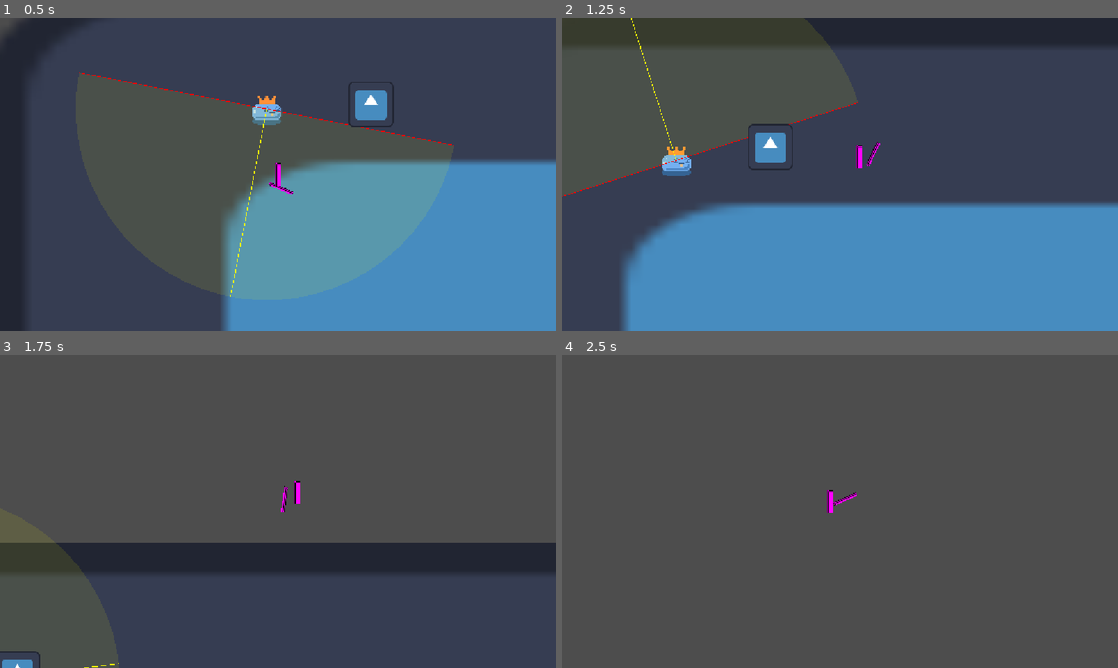
Above: before the commit, frames 1-4 (two rows, left to right).
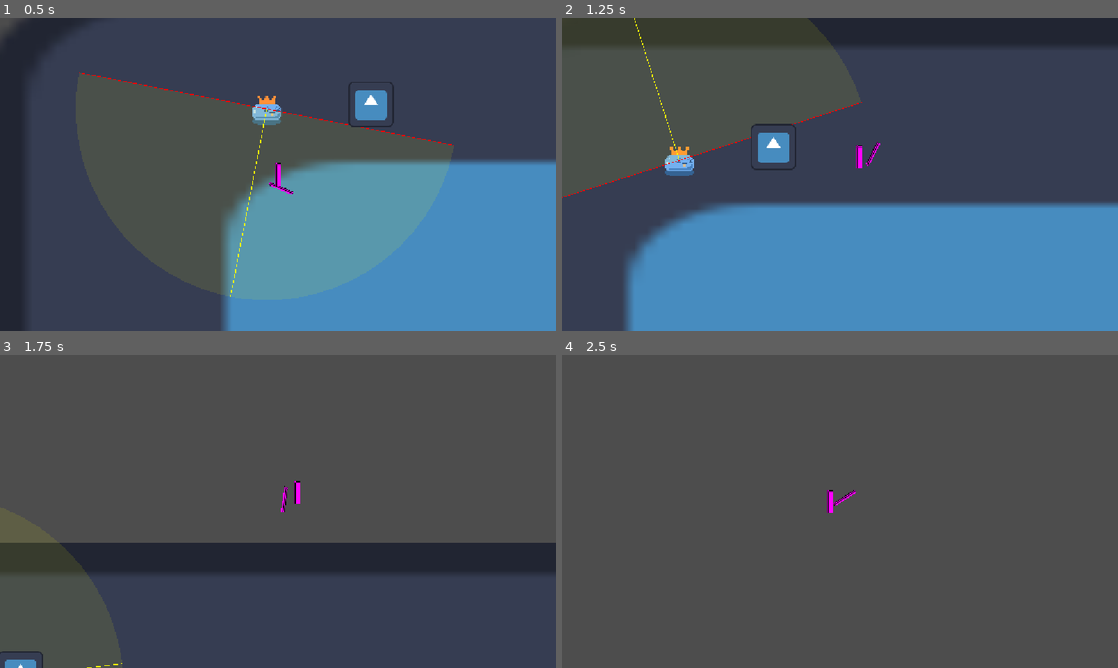
Above: after the commit, the same moments.

Repository: nakowalnut/cusga
Game: Godot game, scene res://Scenes/FunctionTest/text.tscn
Two runs of this game, one before a commit and one after it. Both use one fixed random seed, a clock stepped at 60 frames per second and the inputs below. The engine's default icon, where the game draws it, is replaced by a stand-in: a white triangle on a blue panel in a dark square.
Inputs (mouse positions are in pixels of both pictures, inside the frame that each line leads up to):
- Up to frame 1 (0.5 s): no input
- Up to frame 2 (1.25 s): move the mouse to (962, 158) at 0.52 s; hold D (move_right) from 0.53 s (still down); click (962, 158) at 0.6 s; tap W (up) at 0.77, 1.07 s; tap G (ultimate) at 0.8 s
- Up to frame 3 (1.75 s): keep holding D (move_right); move the mouse to (166, 527) at 1.27 s; tap G (ultimate) at 1.35 s; tap W (up) at 1.52, 1.55 s
- Up to frame 4 (2.5 s): tap W (up) at 1.82 s; move the mouse to (895, 442) at 2.02 s; release D (move_right) at 2.03 s; hold A (move_left) from 2.03 s (still down); hold W (up) from 2.03 s (still down); click (895, 442) at 2.3 s

Frame 1 is identical in both runs. In frame 2, 1.1% of the frame differs, in the area x 0-56%, y 0-100%; in frame 3, less than 0.1%; in frame 4, less than 0.1%.

Commit message:
player参数可调

Diff:
--- a/Scenes/Player/player.tscn
+++ b/Scenes/Player/player.tscn
@@ -2,12 +2,39 @@
 
 [ext_resource type="Script" uid="uid://l4denkeet557" path="res://classes/Character/player.gd" id="1_cyojo"]
 [ext_resource type="Script" uid="uid://dyp5hiohmgn1i" path="res://classes/CharacterState/state_machine.gd" id="2_1kbk7"]
+[ext_resource type="Script" uid="uid://qrpcfidw6ndm" path="res://classes/Weapons/weapon_tuning_profile.gd" id="2_jhyir"]
 [ext_resource type="Script" uid="uid://dtjunbbhi11cp" path="res://classes/CharacterState/c_states/idle.gd" id="3_uiqp4"]
 [ext_resource type="Script" uid="uid://d3wjjimrma8i6" path="res://classes/CharacterState/c_states/attack.gd" id="4_hvfru"]
 [ext_resource type="Script" uid="uid://bcrvjymso8owa" path="res://classes/CharacterState/c_states/walk.gd" id="5_a06cl"]
 [ext_resource type="Script" uid="uid://vqdmlojjhhyw" path="res://classes/CharacterState/c_states/died.gd" id="6_0u5uq"]
 [ext_resource type="Script" uid="uid://be7e7v1oxgfla" path="res://classes/CharacterState/c_states/hurt.gd" id="7_jlvik"]
-[ext_resource type="Script" path="res://classes/CharacterState/c_states/ultimate.gd" id="8_ultimate"]
+[ext_resource type="Script" uid="uid://2xhyj4jnqk1c" path="res://classes/CharacterState/c_states/ultimate.gd" id="8_ultimate"]
+[ext_resource type="Script" uid="uid://dcqm55fatplw8" path="res://classes/Character/AttackController.gd" id="9_gk6dx"]
+
+[sub_resource type="Resource" id="Resource_74mp2"]
+script = ExtResource("2_jhyir")
+weapon_id = "sword"
+metadata/_custom_type_script = "uid://qrpcfidw6ndm"
+
+[sub_resource type="Resource" id="Resource_oikmp"]
+script = ExtResource("2_jhyir")
+weapon_id = "dagger"
+metadata/_custom_type_script = "uid://qrpcfidw6ndm"
+
+[sub_resource type="Resource" id="Resource_06tpx"]
+script = ExtResource("2_jhyir")
+weapon_id = "hammer"
+metadata/_custom_type_script = "uid://qrpcfidw6ndm"
+
+[sub_resource type="Resource" id="Resource_7g0yx"]
+script = ExtResource("2_jhyir")
+weapon_id = "spear"
+metadata/_custom_type_script = "uid://qrpcfidw6ndm"
+
+[sub_resource type="Resource" id="Resource_dey5f"]
+script = ExtResource("2_jhyir")
+weapon_id = "bow"
+metadata/_custom_type_script = "uid://qrpcfidw6ndm"
 
 [sub_resource type="CapsuleShape2D" id="CapsuleShape2D_f60y1"]
 
@@ -91,6 +118,7 @@
 collision_layer = 2
 collision_mask = 2
 script = ExtResource("1_cyojo")
+weapon_tuning_profiles = Array[ExtResource("2_jhyir")]([SubResource("Resource_74mp2"), SubResource("Resource_oikmp"), SubResource("Resource_06tpx"), SubResource("Resource_7g0yx"), SubResource("Resource_dey5f")])
 max_health = 10000000.0
 c_state_machine = NodePath("StateMachine")
 metadata/_custom_type_script = "uid://l4denkeet557"
@@ -164,3 +192,7 @@
 zoom = Vector2(1.32, 1.32)
 position_smoothing_enabled = true
 position_smoothing_speed = 15.0
+
+[node name="AttackController" type="Node" parent="." unique_id=2092965174]
+script = ExtResource("9_gk6dx")
+metadata/_custom_type_script = "uid://dcqm55fatplw8"
--- /dev/null
+++ b/classes/Character/AttackController.gd
@@ -0,0 +1,155 @@
+extends Node
+class_name AttackController
+
+signal attack_started
+signal wind_up_started(duration: float)
+signal active_started(duration: float)
+signal recovery_started(duration: float)
+signal attack_ended
+signal cooldown_started(duration: float)
+signal cooldown_ended
+
+@export var default_wind_up: float = 0.05
+@export var default_active: float = 0.12
+@export var default_recovery: float = 0.18
+@export var default_cooldown: float = 0.08
+
+enum AttackPhase {
+	IDLE,
+	WIND_UP,
+	ACTIVE,
+	RECOVERY
+}
+
+var _phase: AttackPhase = AttackPhase.IDLE
+var _phase_timer: Timer
+var _cooldown_timer: Timer
+
+var _wind_up_time: float = 0.0
+var _active_time: float = 0.0
+var _recovery_time: float = 0.0
+var _cooldown_time: float = 0.0
+
+func _ready() -> void:
+	_phase_timer = Timer.new()
+	_phase_timer.one_shot = true
+	_phase_timer.timeout.connect(_on_phase_timeout)
+	add_child(_phase_timer)
+
+	_cooldown_timer = Timer.new()
+	_cooldown_timer.one_shot = true
+	_cooldown_timer.timeout.connect(_on_cooldown_timeout)
+	add_child(_cooldown_timer)
+
+func configure_attack_timing(wind_up: float, active: float, recovery: float, cooldown: float) -> void:
+	_wind_up_time = max(wind_up, 0.0)
+	_active_time = max(active, 0.0)
+	_recovery_time = max(recovery, 0.0)
+	_cooldown_time = max(cooldown, 0.0)
+
+func configure_from_weapon(weapon: WeaponBase) -> void:
+	if not is_instance_valid(weapon):
+		configure_attack_timing(default_wind_up, default_active, default_recovery, default_cooldown)
+		return
+
+	configure_attack_timing(
+		weapon.attack_wind_up,
+		weapon.attack_active,
+		weapon.attack_recovery,
+		weapon.attack_cooldown
+	)
+
+func can_start_attack() -> bool:
+	return _phase == AttackPhase.IDLE and not is_on_cooldown()
+
+func start_attack() -> bool:
+	if not can_start_attack():
+		return false
+
+	emit_signal("attack_started")
+	if _wind_up_time > 0.0:
+		_enter_phase(AttackPhase.WIND_UP, _wind_up_time)
+	else:
+		_enter_active_phase()
+	return true
+
+func cancel_attack(start_cooldown: bool = false) -> void:
+	if _phase == AttackPhase.IDLE:
+		return
+	_phase_timer.stop()
+	_phase = AttackPhase.IDLE
+	emit_signal("attack_ended")
+	if start_cooldown:
+		_start_cooldown()
+
+func is_busy() -> bool:
+	return _phase != AttackPhase.IDLE
+
+func is_on_cooldown() -> bool:
+	return _cooldown_timer != null and not _cooldown_timer.is_stopped()
+
+func get_phase_name() -> String:
+	match _phase:
+		AttackPhase.WIND_UP:
+			return "wind_up"
+		AttackPhase.ACTIVE:
+			return "active"
+		AttackPhase.RECOVERY:
+			return "recovery"
+		_:
+			return "idle"
+
+func _enter_phase(phase: AttackPhase, duration: float) -> void:
+	_phase = phase
+	match phase:
+		AttackPhase.WIND_UP:
+			emit_signal("wind_up_started", duration)
+		AttackPhase.ACTIVE:
+			emit_signal("active_started", duration)
+		AttackPhase.RECOVERY:
+			emit_signal("recovery_started", duration)
+		_:
+			pass
+
+	if duration <= 0.0:
+		_on_phase_timeout()
+		return
+
+	_phase_timer.start(duration)
+
+func _enter_active_phase() -> void:
+	if _active_time > 0.0:
+		_enter_phase(AttackPhase.ACTIVE, _active_time)
+	else:
+		_enter_recovery_phase()
+
+func _enter_recovery_phase() -> void:
+	if _recovery_time > 0.0:
+		_enter_phase(AttackPhase.RECOVERY, _recovery_time)
+	else:
+		_finish_attack()
+
+func _finish_attack() -> void:
+	_phase = AttackPhase.IDLE
+	emit_signal("attack_ended")
+	_start_cooldown()
+
+func _start_cooldown() -> void:
+	if _cooldown_time <= 0.0:
+		return
+	emit_signal("cooldown_started", _cooldown_time)
+	_cooldown_timer.start(_cooldown_time)
+
+func _on_phase_timeout() -> void:
+	match _phase:
+		AttackPhase.WIND_UP:
+			_enter_active_phase()
+		AttackPhase.ACTIVE:
+			_enter_recovery_phase()
+		AttackPhase.RECOVERY:
+			_finish_attack()
+		_:
+			pass
+
+func _on_cooldown_timeout() -> void:
+	emit_signal("cooldown_ended")
--- a/classes/Character/CharacterBase.gd
+++ b/classes/Character/CharacterBase.gd
@@ -16,11 +16,10 @@
 @export var speed: float = 300
 @export var debug_mode: bool = false
 @onready var current_health: float = max_health
-@export var attack_timer: Timer
-@export var attack_cooldown_time: float = 1.0
 @export var sight_range: Array[int] = [50, 500]## 感知范围，【临近值，最远值】
 var toward: int = 1# 面向方向 (Walk/Hurt 等状态依赖)
 @onready var anim: Node ##存储动画
+@onready var attack_controller: AttackController = get_node_or_null("AttackController")
 var hp: float:
 	get: return current_health
 	set(value): current_health = value
@@ -39,8 +38,15 @@
 signal died
 
 func _ready() -> void:
-	if attack_timer:
-		attack_timer.one_shot = true
+	if not is_instance_valid(attack_controller):
+		attack_controller = AttackController.new()
+		attack_controller.name = "AttackController"
+		add_child(attack_controller)
+
+	if attack_controller and not attack_controller.active_started.is_connected(_on_attack_active_started):
+		attack_controller.active_started.connect(_on_attack_active_started)
+	if attack_controller and not attack_controller.attack_ended.is_connected(_on_attack_ended):
+		attack_controller.attack_ended.connect(_on_attack_ended)
 
 ## 伤害处理
 func take_damage(amount: float):
@@ -97,7 +103,16 @@
 	pass
 
 func begin_attack(msg: Dictionary) -> bool:
+	if attack_controller and not attack_controller.can_start_attack():
+		return false
+
+	if attack_controller and is_instance_valid(character_weapon):
+		attack_controller.configure_from_weapon(character_weapon)
+
+	is_attacking = true
 	pre_attack(msg)
+	if attack_controller:
+		return attack_controller.start_attack()
 	return true
 
 func pre_attack(msg: Dictionary):
@@ -123,5 +138,8 @@
 func on_death_state_entered() -> void:
 	pass
 
-func get_attack_duration() -> float:
-	return 0.3 # 保持与原 attack.gd 相同的默认锁定时间基线
+func _on_attack_active_started(_duration: float) -> void:
+	execute_attack()
+
+func _on_attack_ended() -> void:
+	end_attack()
--- a/classes/Character/enemy.gd
+++ b/classes/Character/enemy.gd
@@ -47,8 +47,7 @@
 			if c_state_machine: c_state_machine.change_state(STATE_IDLE)
 		elif dist <= sight_range[0]:
 			velocity = Vector2.ZERO
-			if attack_timer and attack_timer.is_stopped():
-				attack_timer.start(attack_cooldown_time)
+			if attack_controller and attack_controller.can_start_attack():
 				if c_state_machine: c_state_machine.change_state(STATE_ATTACK)
 		else:
 			velocity = position.direction_to(GameManager.player.position) * speed
@@ -60,8 +59,7 @@
 		if dist >= sight_range[1]:
 			pass
 		elif dist <= sight_range[0]:
-			if attack_timer and attack_timer.is_stopped():
-				attack_timer.start(attack_cooldown_time)
+			if attack_controller and attack_controller.can_start_attack():
 				if c_state_machine: c_state_machine.change_state(STATE_ATTACK)
 		else:
 			if c_state_machine: c_state_machine.change_state(STATE_WALK)
--- a/classes/Character/player.gd
+++ b/classes/Character/player.gd
@@ -11,10 +11,8 @@
 
 ## 检查是否处于无法切换状态的硬直中
 func can_change_state() -> bool:
-	# 1. 检查是否正在播放攻击动画
-	if animation_player.is_playing():
-		var anim_name = animation_player.current_animation
-		if anim_name.begins_with("attack"):
+	# 1. 检查是否处于攻击流程中
+	if attack_controller and attack_controller.is_busy():
 			return false
 
 	# 2. 检查基础状态机当前是否处于 受击 或 死亡 状态
@@ -35,6 +33,8 @@
 var in_ultimate_mode: bool = false
 var ultimate_weapon_cycle: Array[String] = ["sword", "dagger", "spear", "hammer"]
 var ultimate_cycle_index: int = -1
+@export_group("Weapon Tuning")
+@export var weapon_tuning_profiles: Array[WeaponTuningProfile] = []
 
 # 演示用节点引用
 @onready var weapon_holder = $WeaponHolder
@@ -45,6 +45,7 @@
 func _ready() -> void:
 	anim = $AnimationPlayer
 	GameManager.player = self
+	super._ready()
 
 	# 初始化连携管理器
 	var combo_manager = ComboManagerClass.new()
@@ -58,6 +59,13 @@
 	weapon_hitbox.area_entered.connect(_on_weapon_hitbox_area_entered)
 	weapon_hitbox.body_entered.connect(_on_weapon_hitbox_body_entered)
 	weapon_hitbox.monitoring = false
+	if attack_controller:
+		if not attack_controller.active_started.is_connected(_on_attack_active_started_player):
+			attack_controller.active_started.connect(_on_attack_active_started_player)
+		if not attack_controller.recovery_started.is_connected(_on_attack_recovery_started_player):
+			attack_controller.recovery_started.connect(_on_attack_recovery_started_player)
+		if not attack_controller.attack_ended.is_connected(_on_attack_ended_player):
+			attack_controller.attack_ended.connect(_on_attack_ended_player)
 
 func take_damage(amount: float) -> void:
 	if is_instance_valid(current_weapon_node) and current_weapon_node.has_method("handle_take_damage"):
@@ -81,8 +89,21 @@
 
 	for key in all_weapons:
 		var wp = all_weapons[key]
+		_apply_weapon_tuning(key, wp)
 		wp.weapon_owner = self
 		weapon_holder.add_child(wp)
+
+func _apply_weapon_tuning(weapon_id: String, weapon: WeaponBase) -> void:
+	if not is_instance_valid(weapon):
+		return
+	for profile in weapon_tuning_profiles:
+		if not is_instance_valid(profile):
+			continue
+		if profile.weapon_id == weapon_id:
+			profile.apply_to(weapon)
+			if debug_mode:
+				print("应用武器调参: ", weapon_id)
+			return
 
 func _physics_process(_delta: float) -> void:
 	if is_dead:
@@ -310,16 +331,12 @@
 		print("使用武器普通攻击: ", weapon.weapon_name)
 		_play_attack_visual(current_weapon_id)
 
-	# 调用武器子类的特定攻击逻辑（位移、射箭等）
-	var mouse_pos = get_global_mouse_position()
-	weapon.attack(mouse_pos)
-
 	_update_weapon_visual()
-	set_weapon_hitbox_active(true)
 
 func _play_attack_visual(weapon_id: String) -> void:
+	_apply_attack_animation_speed()
 	if weapon_id == "spear":
-		_spear_poke_animation()
+		_spear_poke_animation(_get_current_attack_total_duration())
 	else:
 		animation_player.play("Attack1")
 
@@ -341,7 +358,7 @@
 	current_weapon_tween.tween_property(weapon_sprite, "rotation", final_rotation, 0.4)
 	current_weapon_tween.parallel().tween_property(weapon_sprite, "position", final_position, 0.4)
 
-func _spear_poke_animation() -> void:
+func _spear_poke_animation(total_duration: float) -> void:
 	# 停止动画播放器，以免与代码Tween冲突
 	if animation_player.is_playing() and animation_player.current_animation.begins_with("Attack"):
 		animation_player.stop()
@@ -357,12 +374,14 @@
 	# 向本地 X 轴直接延伸进行“戳”的动作
 	# 父节点 weapon_holder 已经 look_at 指向了鼠标，因此增加 X 轴位置即为向前突刺
 	var target_pos = base_pos + Vector2(60, 0)
+	var poke_time = max(total_duration * 0.35, 0.04)
+	var back_time = max(total_duration * 0.65, 0.06)
 
 	current_weapon_tween = create_tween()
 	# 快速突刺
-	current_weapon_tween.tween_property(weapon_sprite, "position", target_pos, 0.1).set_trans(Tween.TRANS_SINE).set_ease(Tween.EASE_OUT)
+	current_weapon_tween.tween_property(weapon_sprite, "position", target_pos, poke_time).set_trans(Tween.TRANS_SINE).set_ease(Tween.EASE_OUT)
 	# 慢速收回
-	current_weapon_tween.tween_property(weapon_sprite, "position", base_pos, 0.2).set_trans(Tween.TRANS_SINE).set_ease(Tween.EASE_IN)
+	current_weapon_tween.tween_property(weapon_sprite, "position", base_pos, back_time).set_trans(Tween.TRANS_SINE).set_ease(Tween.EASE_IN)
 
 func player_attack():
 	var character = self
@@ -388,8 +407,14 @@
 		if c_state_machine:
 			c_state_machine.change_state(STATE_IDLE)
 		return false
+	if attack_controller and not attack_controller.can_start_attack():
+		return false
+	if attack_controller and is_instance_valid(current_weapon_node):
+		attack_controller.configure_from_weapon(current_weapon_node)
 	is_attacking = true
 	pre_attack(msg)
+	if attack_controller:
+		return attack_controller.start_attack()
 	return true
 
 func process_movement(delta: float) -> void:
@@ -416,18 +441,46 @@
 
 func end_attack() -> void:
 	is_attacking = false
+	if animation_player:
+		animation_player.speed_scale = 1.0
 	set_weapon_hitbox_active(false)
 
 func process_attack_physics(delta: float) -> void:
 	player_attack()
 
 func execute_attack() -> void:
-	pass # Player在 pre_attack 中就触发了武器逻辑，这里留空或后续合并
-
-func get_attack_duration() -> float:
 	if is_instance_valid(current_weapon_node):
-		return current_weapon_node.attack_duration
+		var mouse_pos = get_global_mouse_position()
+		current_weapon_node.attack(mouse_pos)
+
+func _get_current_attack_total_duration() -> float:
+	if is_instance_valid(current_weapon_node):
+		return max(
+			current_weapon_node.attack_wind_up + current_weapon_node.attack_active + current_weapon_node.attack_recovery,
+			0.01
+		)
 	return 0.3
+
+func _apply_attack_animation_speed() -> void:
+	if not animation_player:
+		return
+	if not animation_player.has_animation("Attack1"):
+		return
+	var total_time = _get_current_attack_total_duration()
+	var anim_len = animation_player.get_animation("Attack1").length
+	if anim_len <= 0.0:
+		animation_player.speed_scale = 1.0
+		return
+	animation_player.speed_scale = anim_len / total_time
+
+func _on_attack_active_started_player(_duration: float) -> void:
+	set_weapon_hitbox_active(true)
+
+func _on_attack_recovery_started_player(_duration: float) -> void:
+	set_weapon_hitbox_active(false)
+
+func _on_attack_ended_player() -> void:
+	set_weapon_hitbox_active(false)
 
 func add_ultimate_point(amount: int = 1) -> void:
 	if amount <= 0:
--- a/classes/CharacterState/c_states/attack.gd
+++ b/classes/CharacterState/c_states/attack.gd
@@ -3,10 +3,16 @@
 
 func enter(msg: Dictionary = {}) -> void:
 	if not character.begin_attack(msg):
+		if character.c_state_machine:
+			character.c_state_machine.change_state(CharacterBase.STATE_IDLE)
 		return
 
-	# 读取多态提供的攻击时长
-	var lock_time = character.get_attack_duration()
+	var controller: AttackController = character.attack_controller
+	if not is_instance_valid(controller):
+		character.end_attack()
+		if character.c_state_machine:
+			character.c_state_machine.change_state(CharacterBase.STATE_IDLE)
+		return
 
 	# 如果有传入anim的示例，可保留这部分自定义逻辑
 	match msg.get("anim"):
@@ -17,16 +23,16 @@
 			if "animation_player" in character:
 				character.animation_player.play("attack2")
 
-	# 使用动态时长
-	await get_tree().create_timer(lock_time).timeout
+	await controller.attack_ended
 
-	# 确保还在 Attack 状态才执行后续攻击和切回 Idle，防止中途被受击等状态打断或动画提前结束
+	# 确保还在 Attack 状态才切回 Idle，防止中途被受击等状态打断
 	if character.c_state_machine.get_current_state_name() == CharacterBase.STATE_ATTACK:
-		character.execute_attack()
 		character.end_attack()
 		character.c_state_machine.change_state(CharacterBase.STATE_IDLE)
 
 func exit() -> void:
+	if character.attack_controller:
+		character.attack_controller.cancel_attack()
 	character.end_attack()
 
 func physics_process(delta: float) -> void:
--- a/classes/Weapons/Combos/Impl/combo_spear_spear.gd
+++ b/classes/Weapons/Combos/Impl/combo_spear_spear.gd
@@ -22,17 +22,19 @@
 		print("矛击命中：", enemy.name, "，造成伤害：", damage)
 
 		var original_speed = enemy.speed if "speed" in enemy else 0.0
-		var original_attack_cd = enemy.attack_cooldown_time if "attack_cooldown_time" in enemy else 0.0
+		var original_attack_cd = 0.0
+		if "attack_controller" in enemy and is_instance_valid(enemy.attack_controller):
+			original_attack_cd = enemy.attack_controller.default_cooldown
 		affected_targets.append({
 			"target": enemy,
 			"speed": original_speed,
-			"attack_cooldown_time": original_attack_cd
+			"attack_cooldown": original_attack_cd
 		})
 
 		if "speed" in enemy:
 			enemy.speed = original_speed * 0.7
-		if "attack_cooldown_time" in enemy:
-			enemy.attack_cooldown_time = original_attack_cd * 1.3
+		if "attack_controller" in enemy and is_instance_valid(enemy.attack_controller):
+			enemy.attack_controller.default_cooldown = original_attack_cd * 1.3
 
 		if enemy.has_method("apply_stun"):
 			# 这里不使用眩晕，只用一次短促表现让命中更有反馈
@@ -51,7 +53,7 @@
 			continue
 		if "speed" in target:
 			target.speed = item["speed"]
-		if "attack_cooldown_time" in target:
-			target.attack_cooldown_time = item["attack_cooldown_time"]
+		if "attack_controller" in target and is_instance_valid(target.attack_controller):
+			target.attack_controller.default_cooldown = item["attack_cooldown"]
 
 	finish_combo()
--- a/classes/Weapons/bow.gd
+++ b/classes/Weapons/bow.gd
@@ -17,6 +17,10 @@
 	movement_speed_multiplier = 0.5
 	color = Color.GREEN
 	max_combo = 8
+	attack_wind_up = 0.14
+	attack_active = 0.06
+	attack_recovery = 0.16
+	attack_cooldown = 0.12
 
 func attack(target_pos: Vector2) -> void:
 	if _is_hammer_synergy_active():
--- a/classes/Weapons/dagger.gd
+++ b/classes/Weapons/dagger.gd
@@ -21,7 +21,10 @@
 	attack_speed_multiplier = 1.6 # 提高攻速
 	color = Color.BLUE
 	max_combo = 5
-	attack_duration = 0.2 # 短快攻击
+	attack_wind_up = 0.03
+	attack_active = 0.08
+	attack_recovery = 0.09
+	attack_cooldown = 0.05
 	is_charge_weapon = true
 
 func _ready() -> void:
--- a/classes/Weapons/hammer.gd
+++ b/classes/Weapons/hammer.gd
@@ -26,7 +26,10 @@
 	attack_speed_multiplier = 0.5
 	color = Color.BLACK
 	max_combo = 3
-	attack_duration = 0.6 # 重型武器硬直长
+	attack_wind_up = 0.12
+	attack_active = 0.18
+	attack_recovery = 0.30
+	attack_cooldown = 0.16
 	is_charge_weapon = true
 
 func attack(target_pos: Vector2) -> void:
--- a/classes/Weapons/spear.gd
+++ b/classes/Weapons/spear.gd
@@ -11,7 +11,10 @@
 	attack_speed_multiplier = 1.2
 	color = Color.RED
 	max_combo = 3
-	attack_duration = 0.45
+	attack_wind_up = 0.08
+	attack_active = 0.16
+	attack_recovery = 0.21
+	attack_cooldown = 0.10
 
 func attack(_target_pos: Vector2) -> void:
 	# 矛：对范围内所有敌人造成少量伤害
--- a/classes/Weapons/sword.gd
+++ b/classes/Weapons/sword.gd
@@ -11,7 +11,10 @@
 	attack_speed_multiplier = 1.0
 	color = Color.WHITE
 	max_combo = 5
-	attack_duration = 0.35 # 稍微长一点的挥砍时间
+	attack_wind_up = 0.06
+	attack_active = 0.12
+	attack_recovery = 0.17
+	attack_cooldown = 0.10
 
 func attack(_target_pos: Vector2) -> void:
 	# 长剑泛用：对附近 1-3 名敌人造成伤害
--- a/classes/Weapons/weapon_base.gd
+++ b/classes/Weapons/weapon_base.gd
@@ -8,7 +8,11 @@
 @export var movement_speed_multiplier: float = 1.0
 @export var color: Color = Color.WHITE
 @export var max_combo: int = 5
-@export var attack_duration: float = 0.3 # 统一攻击硬直时长
+@export_group("Attack Timing")
+@export var attack_wind_up: float = 0.05
+@export var attack_active: float = 0.12
+@export var attack_recovery: float = 0.18
+@export var attack_cooldown: float = 0.08
 @export var is_charge_weapon: bool = false # 是否需要蓄力
 
 var current_combo: int = 0
--- /dev/null
+++ b/classes/Weapons/weapon_tuning_profile.gd
@@ -0,0 +1,37 @@
+extends Resource
+class_name WeaponTuningProfile
+
+@export var weapon_id: String = ""
+
+@export_group("Core")
+@export var damage: float = -1.0
+@export var attack_speed_multiplier: float = -1.0
+@export var movement_speed_multiplier: float = -1.0
+@export var max_combo: int = -1
+
+@export_group("Attack Timing")
+@export var attack_wind_up: float = -1.0
+@export var attack_active: float = -1.0
+@export var attack_recovery: float = -1.0
+@export var attack_cooldown: float = -1.0
+
+func apply_to(weapon: WeaponBase) -> void:
+	if not is_instance_valid(weapon):
+		return
+
+	if damage >= 0.0:
+		weapon.damage = damage
+	if attack_speed_multiplier >= 0.0:
+		weapon.attack_speed_multiplier = attack_speed_multiplier
+	if movement_speed_multiplier >= 0.0:
+		weapon.movement_speed_multiplier = movement_speed_multiplier
+	if max_combo >= 0:
+		weapon.max_combo = max_combo
+	if attack_wind_up >= 0.0:
+		weapon.attack_wind_up = attack_wind_up
+	if attack_active >= 0.0:
+		weapon.attack_active = attack_active
+	if attack_recovery >= 0.0:
+		weapon.attack_recovery = attack_recovery
+	if attack_cooldown >= 0.0:
+		weapon.attack_cooldown = attack_cooldown
Not shown, added: classes/Character/AttackController.gd.uid
Not shown, added: classes/Weapons/weapon_tuning_profile.gd.uid
